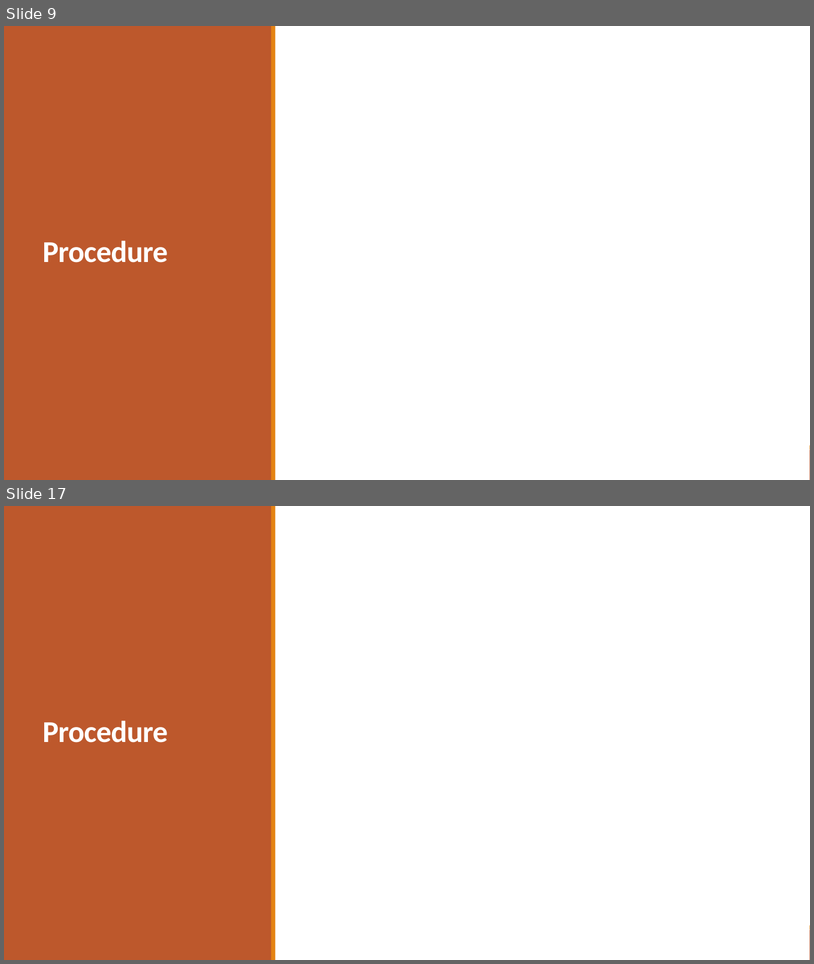
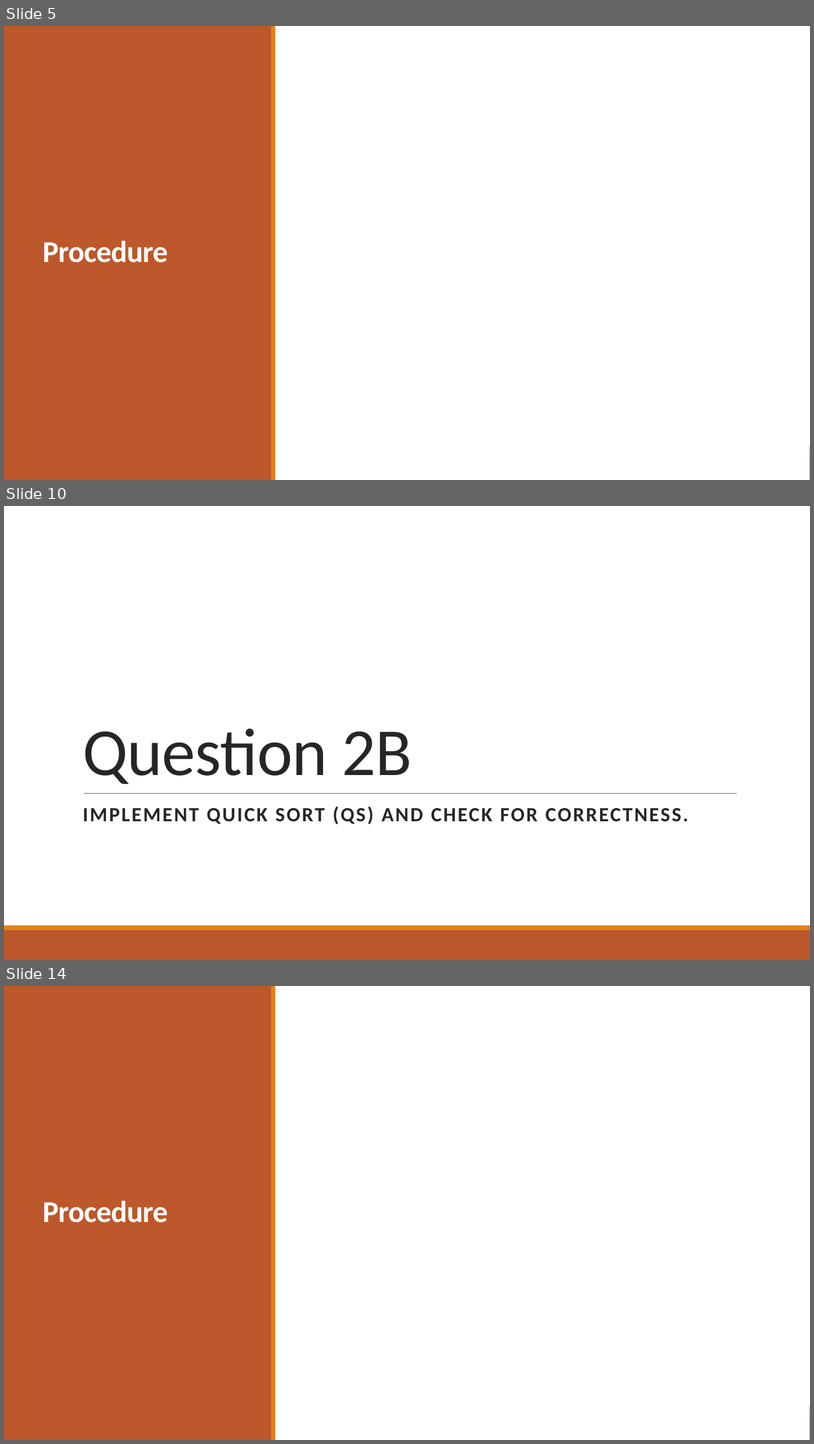
Before and after one commit to ayndp657/ALGORITHMLAB, a slide deck: Assignment 1/Assignment Presentation.pptx. Shown one above the other, each under a label of ours: slides 9 and 17 before the commit, slides 5, 10 and 14 after it; the slides between them are not shown. The pictures are 814x964 and 814x1444 pixels, drawn with LibreOffice and Linux fonts; fonts in the diff are those of the drawing; grey boxes stand for pictures; background and template pictures are left out. Boxes give left, top, right and bottom in pixels: in the first picture for what was removed or moved away, otherwise in the second. Text is boxed around its words. In the diff, an @@ line names an element or a change of style, - is before the commit and + after.

```diff
--- a/Assignment 1/Assignment Presentation.pptx
+++ b/Assignment 1/Assignment Presentation.pptx
@@ slide 10 added at (4,506,810,960), background picture (left out) @@
@@ title added at (83,728,412,784), 80 pt, text #262626 @@
+Question 2B
@@ line added from (84, 793) to (737, 793), #808080 0.5 pt @@
@@ line added from (84, 793) to (737, 793), #637052 0.5 pt @@
@@ subtitle added at (83,806,689,824), 24 pt, text #262626, bold @@
+IMPLEMENT QUICK SORT (QS) AND CHECK FOR CORRECTNESS.
@@ rectangle added at (4,925,810,930), fill #E48312 @@
@@ rectangle added at (4,930,810,960), fill #BD582C @@
@@ what was slide 9 is now slide 5 @@
@@ what was slide 17 is now slide 14 @@
```
Also in this commit, not shown: 1 slide changed, 15 other slides added, 5 other files.
